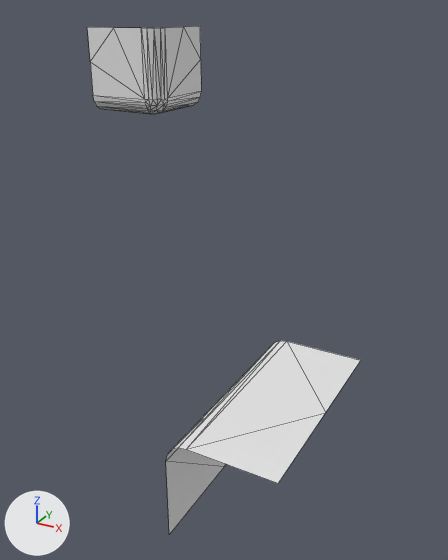
Renders of the OBJ model workshops/w6_polygonization/data/bmc/bmc_tiles/t_038.obj from each side of a commit.
Camera for both pictures: a 50 mm camera at (0.847, -1.338, 0.555) aimed at (0.11, 0.003, -0.115). The lights are fixed; the arrows at lower left show +X, +Y and +Z. Mesh edges are drawn as thin lines. Where no turn or scale is listed for an object, it has been applied to the vertices.

Before the edit, the objects in view are built like this:
```python
me_t_038 = bpy.data.meshes.new('t_038')
me_t_038.from_pydata(...)  # 68 vertices, 92 faces; spans x -0.5..0.5, y -0.5..0.5, z -0.5..0.5
ob_t_038 = bpy.data.objects.new('t_038', me_t_038)
ob_t_038.location = (0.0, 0.0, 0.0)
```
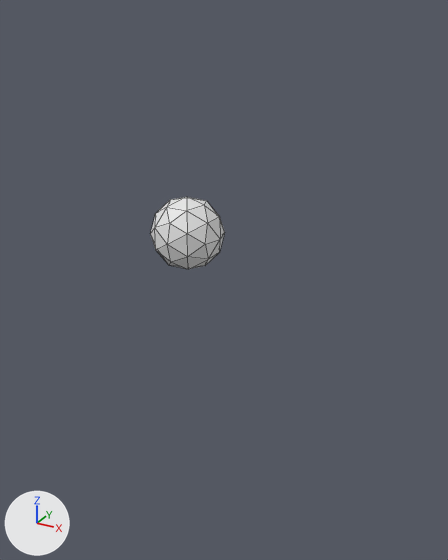
Edits to the scene script, one JSON object a line:
```json
{"block": "me_t_038", "where": "me_t_038.from_pydata(...)  # 68 vertices, 92 faces; spans x -0.5..0.5, y -0.5..0.5, z -0.5..0.5"}
{"block": "me_t_038", "where": "# used by ob_t_038; location = (0.0, 0.0, 0.0)"}
{"block": "me_t_038", "change": "me_t_038 part 1: a new loose piece, an icosphere of 80 faces spanning x -0.1..0.1, y -0.1..0.1, z -0.1..0.1"}
{"block": "me_t_038", "change": "me_t_038 part 2: the loose piece of 52 vertices spanning x -0.5..-0.25, y 0.25..0.5, z 0.25..0.5 is deleted"}
{"block": "me_t_038", "change": "me_t_038 part 3: the loose piece of 16 vertices spanning x 0.25..0.5, y -0.5..0.0, z -0.5..-0.25 is deleted"}
```

Pixel boxes [x1, y1, x2, y2] of what changed, in the pictures (448 x 560 px):
```json
{"object": "t_038", "change": "reshaped", "before": [87, 26, 361, 534], "after": [150, 197, 225, 269], "on screen": "72% narrower, 86% shorter"}
{"part": 1, "of": "me_t_038", "change": "added", "after": [150, 197, 225, 269]}
{"part": 2, "of": "me_t_038", "change": "deleted", "before": [87, 26, 201, 114]}
{"part": 3, "of": "me_t_038", "change": "deleted", "before": [166, 341, 361, 534]}
```
